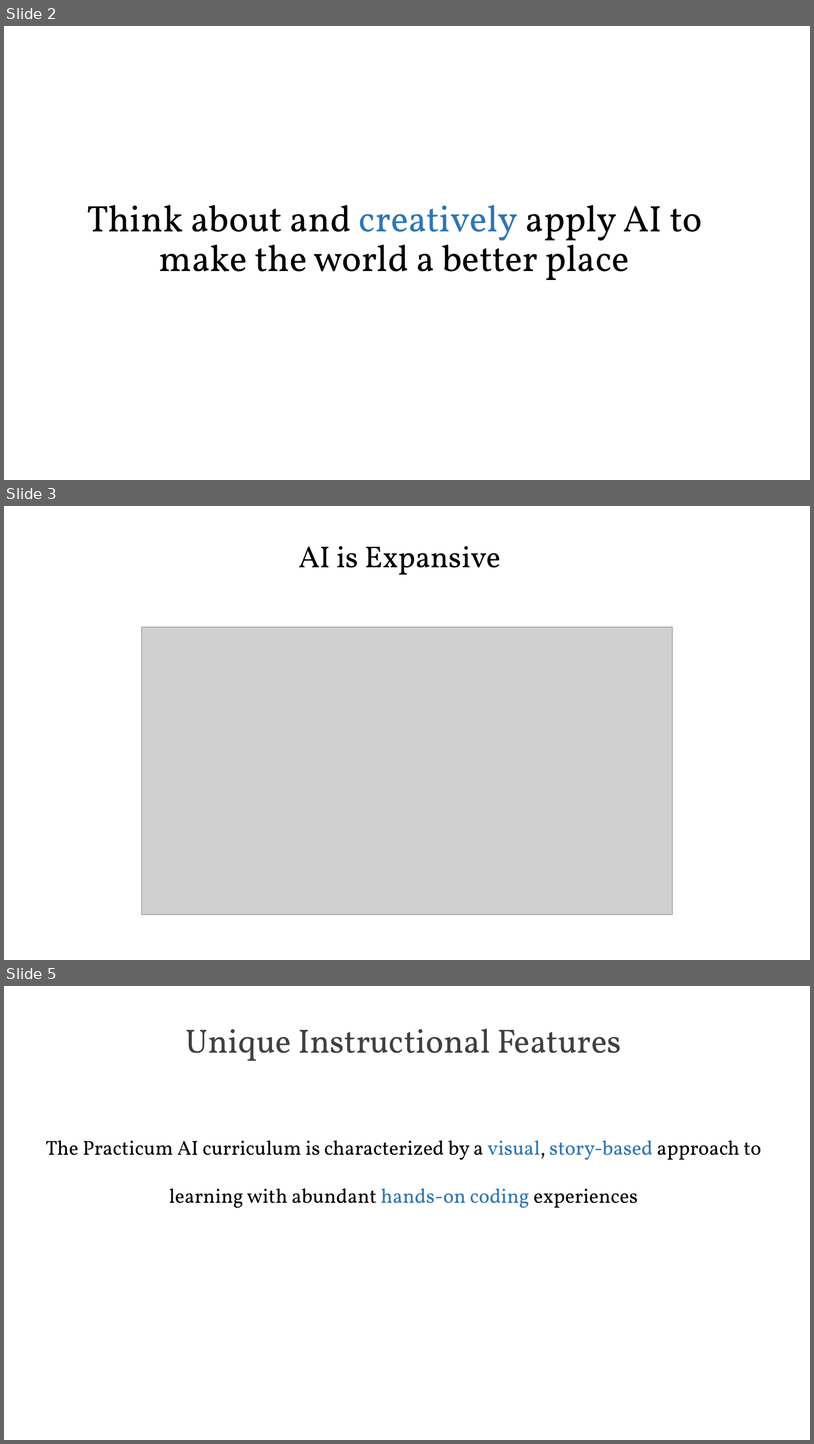
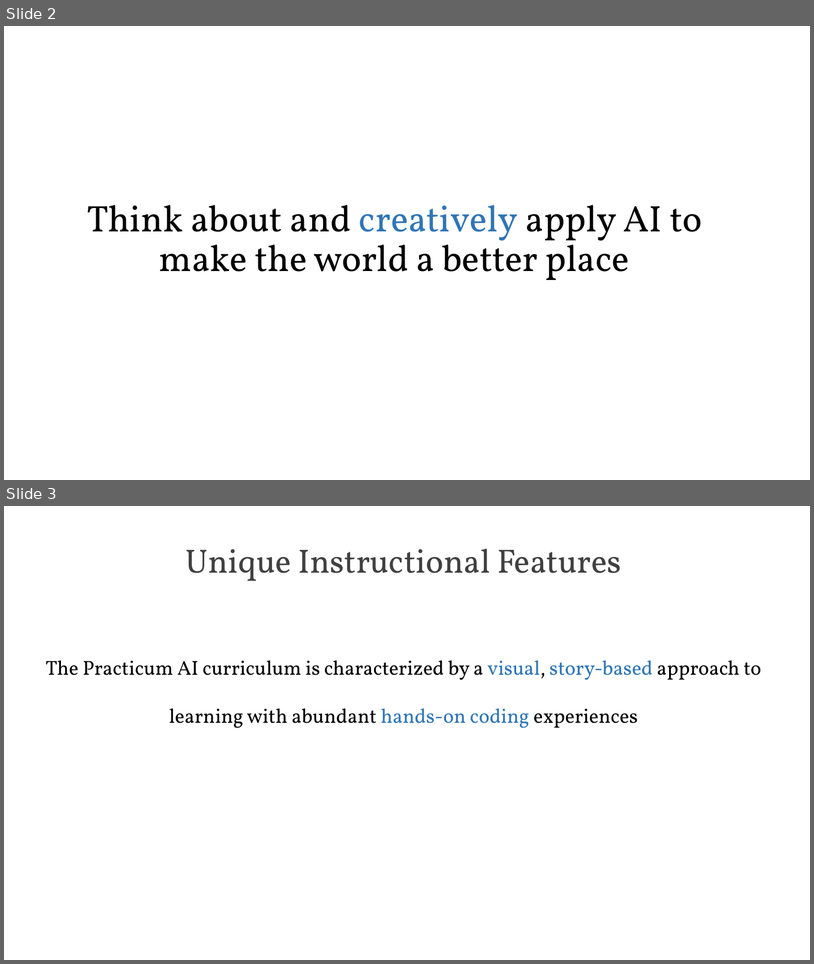
Before and after one commit to PracticumAI-Test/practicum, a slide deck: pai_getting_started.pptx. Shown one above the other, each under a label of ours: slides 2, 3 and 5 before the commit, slides 2 and 3 after it; the slides between them are not shown. The pictures are 814x1444 and 814x964 pixels, drawn with LibreOffice and Linux fonts; fonts in the diff are those of the drawing; grey boxes stand for pictures. Boxes give left, top, right and bottom in pixels: in the first picture for what was removed or moved away, otherwise in the second. Text is boxed around its words. In the diff, an @@ line names an element or a change of style, - is before the commit and + after.

```diff
--- a/pai_getting_started.pptx
+++ b/pai_getting_started.pptx
@@ slide 3 removed at (4,506,810,960), background #FFFFFF @@
@@ title removed at (299,546,501,575) @@
-AI is Expansive
@@ picture removed at (141,627,673,915) @@
@@ what was slide 5 is now slide 3 @@
```
Also in this commit, not shown: 1 slide changed, 5 slides added, 5 other slides removed.
